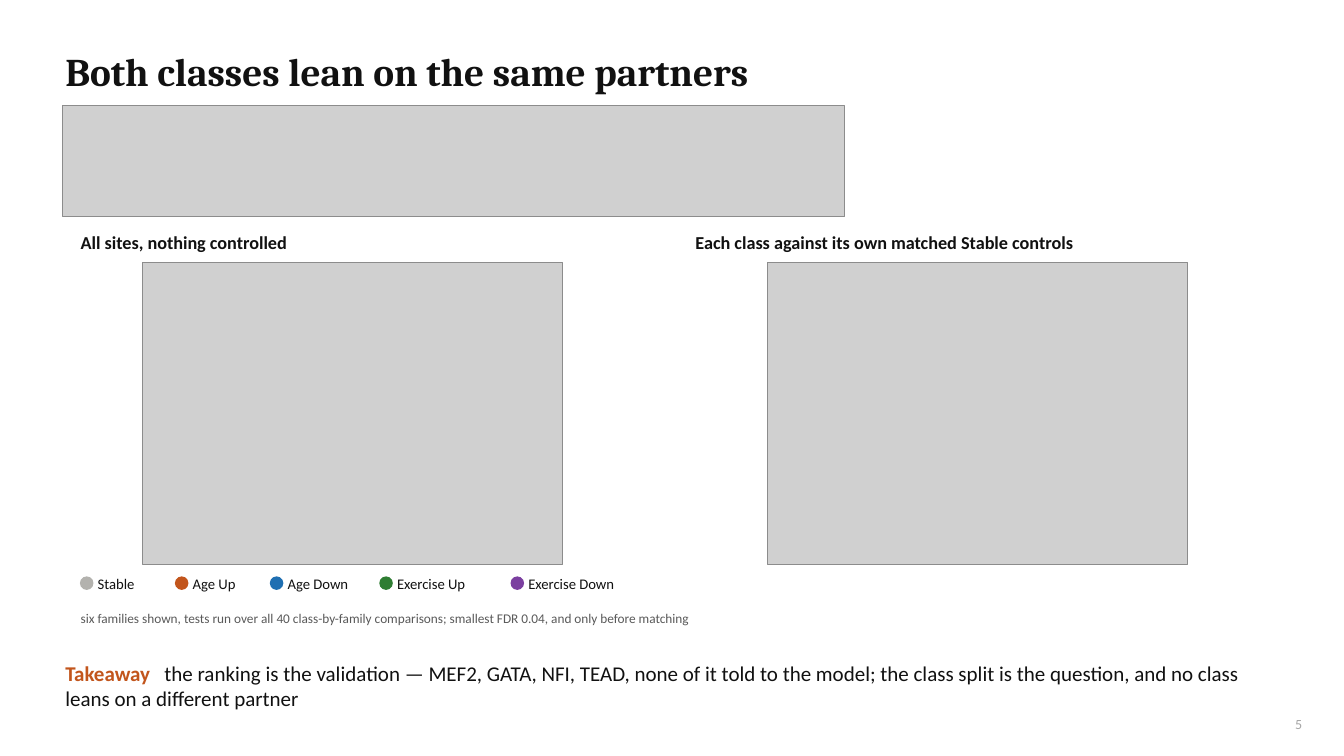
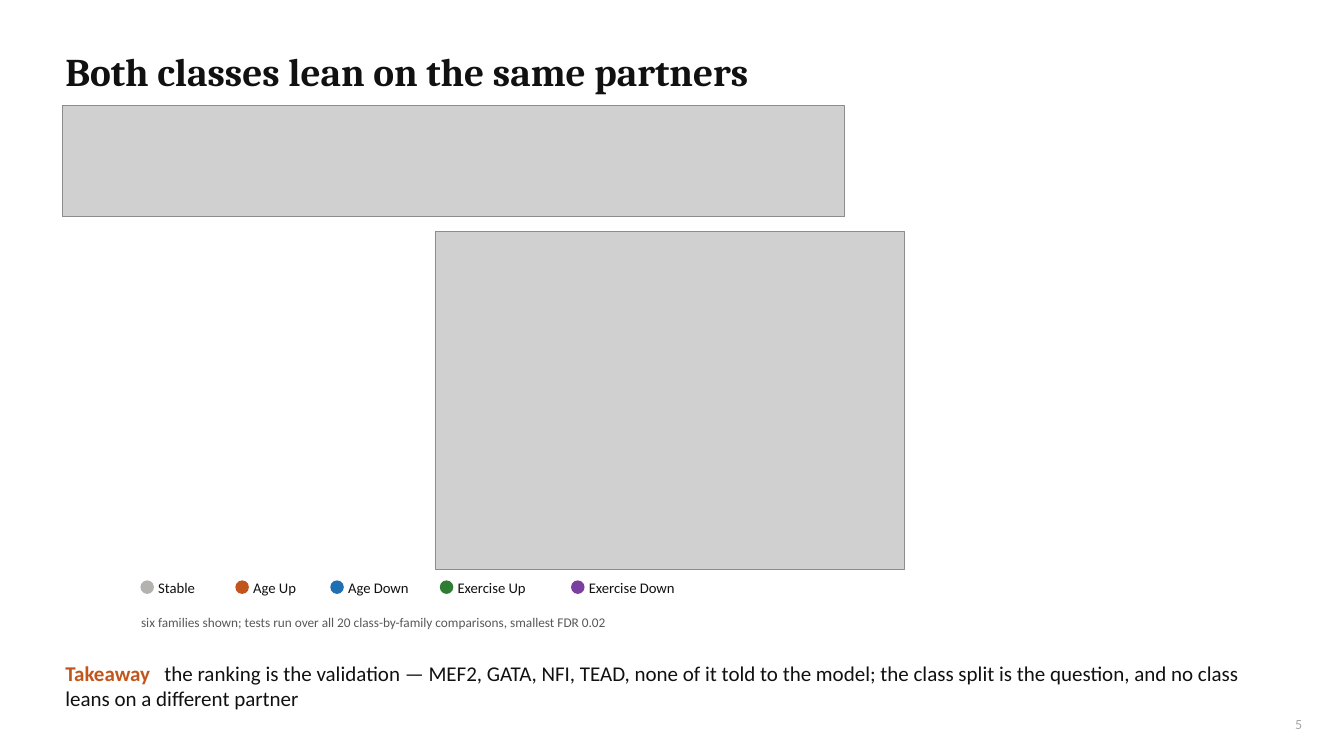
Before and after one commit to cytokine4242/Alpha_Genome_Ap1, a slide deck: slide 5 of Analysis/AP1_AlphaGenome_results.pptx. Drawn at 1344x756 pixels with LibreOffice and Linux fonts; fonts in the diff are those of the drawing; grey boxes stand for pictures. Boxes give left, top, right and bottom in pixels: in the first picture for what was removed or moved away, otherwise in the second. Text is boxed around its words. In the diff, an @@ line names an element or a change of style, - is before the commit and + after.

```diff
--- a/Analysis/AP1_AlphaGenome_results.pptx
+++ b/Analysis/AP1_AlphaGenome_results.pptx
@@ text removed at [81, 236, 287, 252] @@
-All sites, nothing controlled
@@ picture added at [436, 232, 904, 570] @@
@@ text removed at [695, 236, 1073, 252] @@
-Each class against its own matched Stable controls
@@ picture removed at [143, 262, 564, 565] @@
@@ picture removed at [768, 262, 1189, 565] @@
@@ 5 texts, 5 ellipses: place and size @@
-5 texts, 5 ellipses at [81, 577, 614, 592]
+5 texts, 5 ellipses at [141, 581, 675, 596]
@@ text at [141, 618, 605, 629]: text changed @@
-six families shown, tests run over all 40 class-by-family comparisons; smallest FDR 0.04, and only before matching
+six families shown; tests run over all 20 class-by-family comparisons, smallest FDR 0.02
```
Also in this commit, not shown: 5 other slides changed, 1 slide added, 26 other files.
